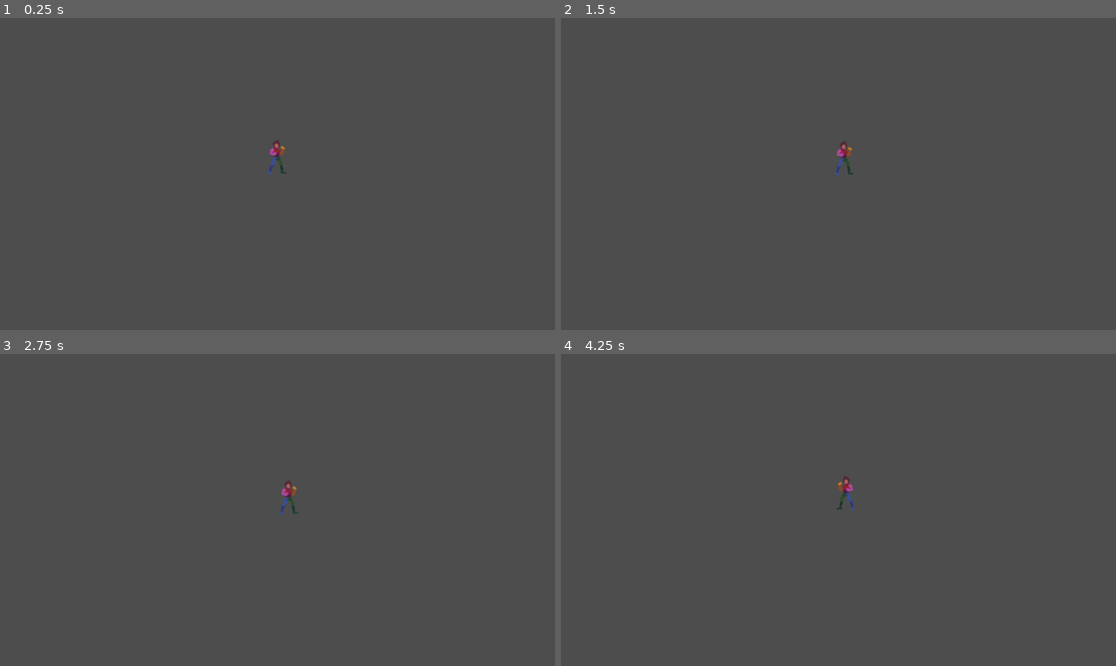
Above: before the commit, frames 1-4 (two rows, left to right).
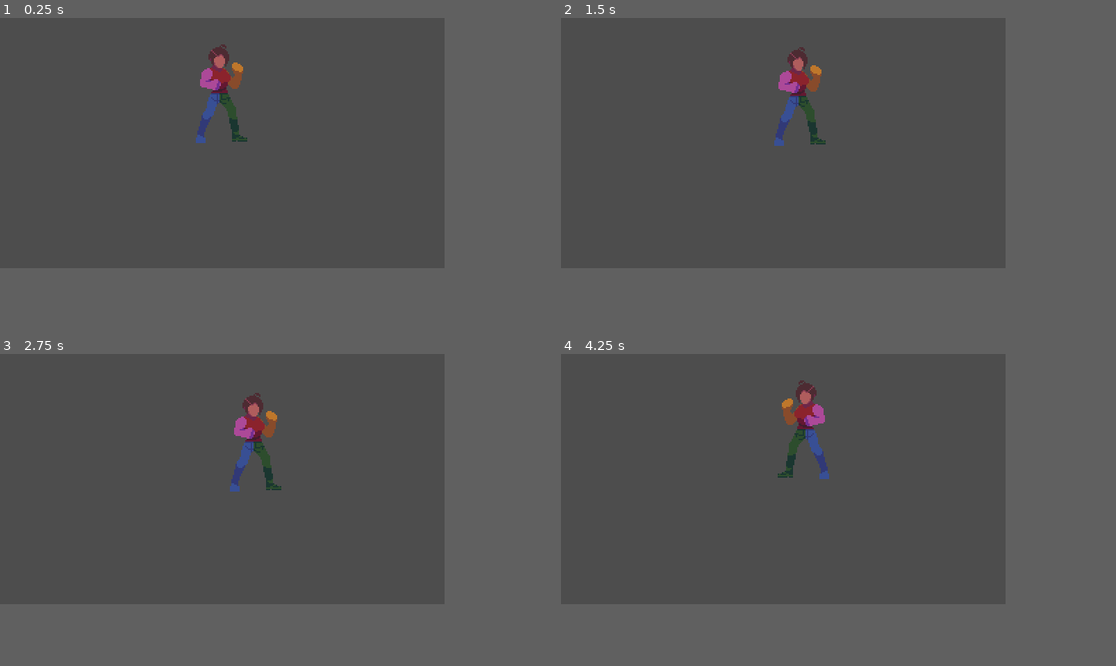
Above: after the commit, the same moments.

Repository: Missing-Pixel/Project-Fragarach
Game: Godot game, scene res://Scenes/TSC_InitializedTree.tscn
Two runs of this game, one before a commit and one after it. Both use one fixed random seed, a clock stepped at 60 frames per second and the inputs below.
Inputs:
- Up to frame 1 (0.25 s): no input
- Up to frame 2 (1.5 s): hold D (Move Right) 0.53-1.28 s; tap I (Select Card 1) at 0.6 s; hold S (Move Down) from 1.28 s (still down); tap J (Select Card 2) at 1.35 s
- Up to frame 3 (2.75 s): release S (Move Down) at 2.03 s; hold D (Move Right) from 2.03 s (still down); tap K (Select Card 3) at 2.1 s
- Up to frame 4 (4.25 s): release D (Move Right) at 2.78 s; hold W (Move Up) 2.78-3.53 s; tap L (Select Card 4) at 2.85 s; hold A (Move Left) from 3.53 s (still down); tap Space (Start Combo) at 3.6 s
The window is 799x449 before the commit and 640x360 after it. Grey fills any space a smaller window leaves; there, only what the larger window draws over its background counts as a difference.

The runs differ from the first frame. In frame 1, 1.4% of the frame differs, in the area x 35-52%, y 8-51%; in frame 2, 1.4%; in frame 3, 1.4%; in frame 4, 1.4%.
Error in both runs: Invalid access to property or key 'node_attack_manager' on a base object of type 'CharacterBody2D (PlayerStates)'. (res://Scripts/sc_card_manager.gd:42)

Commit message:
Made Minor Fixes to scene

Diff:
--- a/Scenes/TSC_InitializedTree.tscn
+++ b/Scenes/TSC_InitializedTree.tscn
@@ -8,5 +8,7 @@
 
 [node name="MainCamera" type="Camera2D" parent="TestingTree"]
 z_index = 5
+zoom = Vector2(2, 2)
 
 [node name="Player" parent="." instance=ExtResource("2_5qtk0")]
+texture_filter = 1
--- a/project.godot
+++ b/project.godot
@@ -18,6 +18,11 @@
 [autoload]
 
 Input_Manager="*res://Prefabs/Autoloaded/input_manager.tscn"
+
+[display]
+
+window/size/viewport_width=640
+window/size/viewport_height=360
 
 [input]
 
